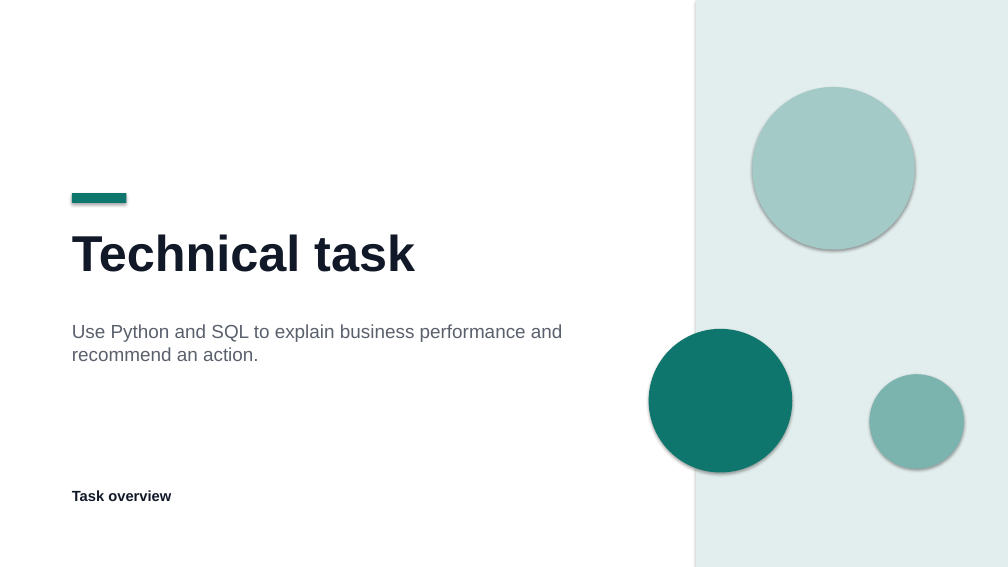
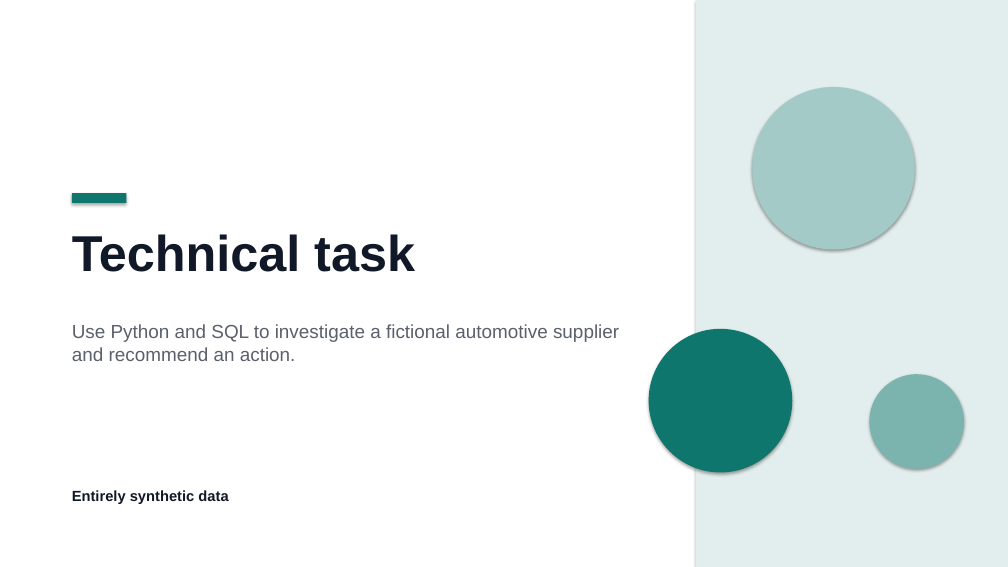
Before and after one commit to Jasonada13/ai-solutions-intern-task, a slide deck: slide 1 of docs/technical-task.pptx. Drawn at 1008x567 pixels with LibreOffice and Linux fonts; fonts in the diff are those of the drawing; background and template pictures are left out. Boxes give left, top, right and bottom in pixels: in the first picture for what was removed or moved away, otherwise in the second. Text is boxed around its words. In the diff, an @@ line names an element or a change of style, - is before the commit and + after.

Commit message:
Set the technical task at a fictional automotive supplier

```diff
--- a/docs/technical-task.pptx
+++ b/docs/technical-task.pptx
@@ text at (72, 324, 619, 361): text changed @@
-Use Python and SQL to explain business performance and recommend an action.
+Use Python and SQL to investigate a fictional automotive supplier and recommend an action.
@@ text at (72, 490, 228, 504): text changed @@
-Task overview
+Entirely synthetic data
```
Also in this commit, not shown: 1 other slide changed, 7 other files.
